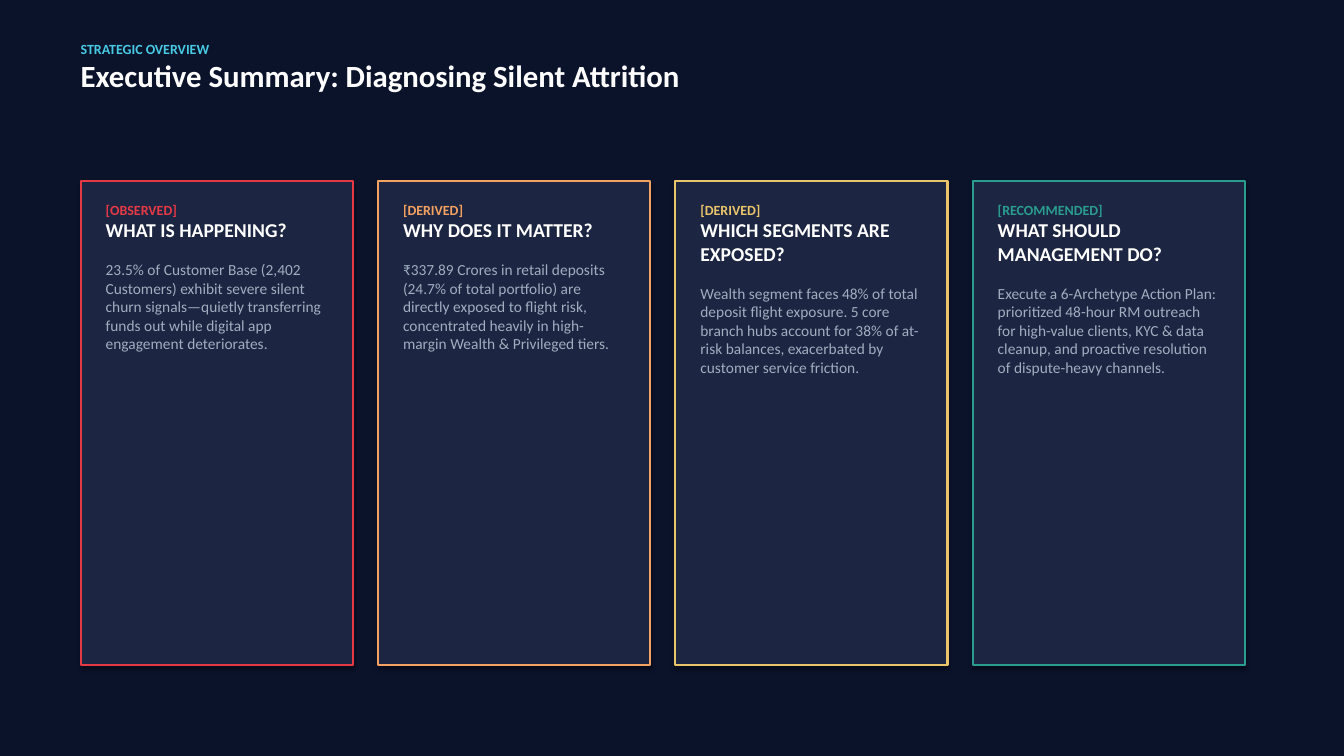
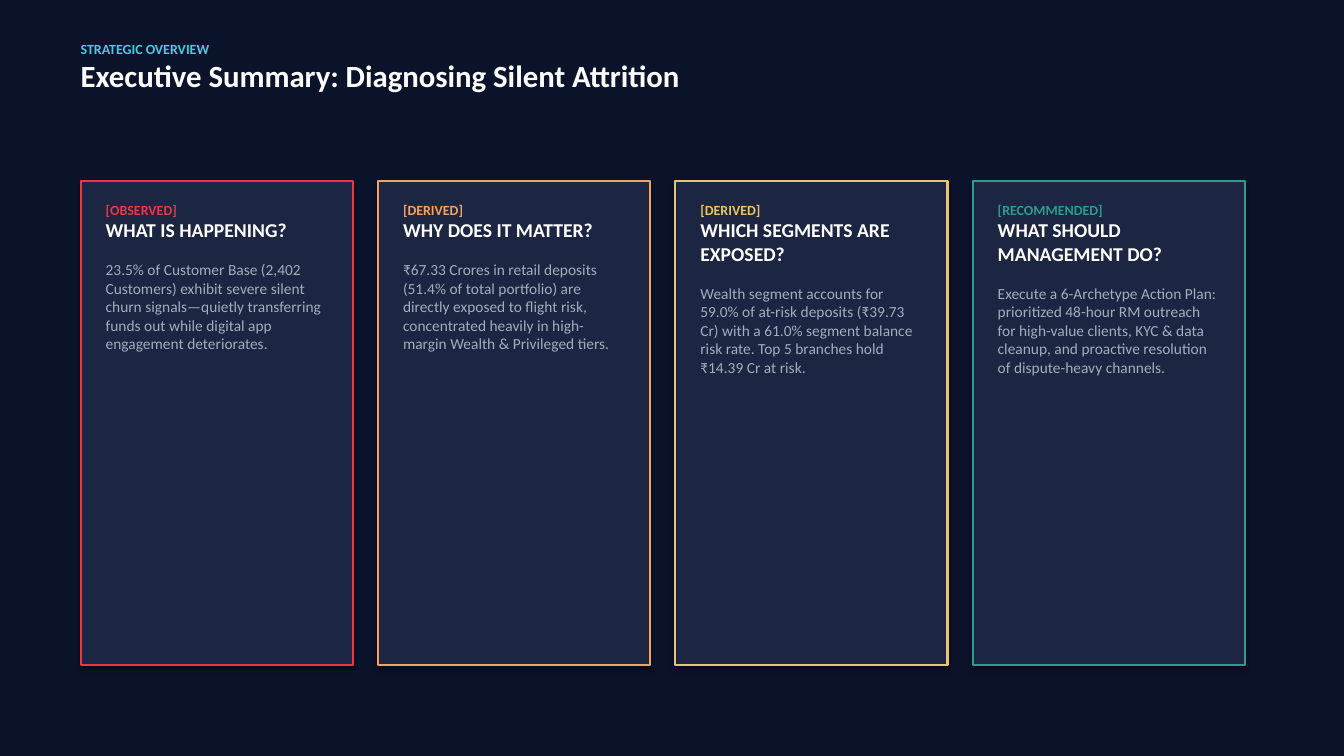
Before and after one commit to Harshul14/Wells-Fargo, a slide deck: slide 2 of output/Apex_Retail_Bank_Executive_Deck.pptx. Drawn at 1344x756 pixels with LibreOffice and Linux fonts; fonts in the diff are those of the drawing. Boxes give left, top, right and bottom in pixels: in the first picture for what was removed or moved away, otherwise in the second. Text is boxed around its words. In the diff, an @@ line names an element or a change of style, - is before the commit and + after.

Commit message:
fix: reconcile final deliverables and presentation deck to ground-truth figures
- Synchronize PowerPoint decks (14 slides) to verified deposit liabilities (₹131.09 Cr) and churn balance at risk (₹67.33 Cr / 51.37%)
- Update segment at-risk distribution (Wealth: ₹39.73 Cr, Privileged: ₹19.67 Cr, Mass Retail: ₹7.94 Cr)
- Reconcile frontline archetypes (A-F) and top 5 branch hubs (BR004, BR001, BR023, BR014, BR012)
- Update auditor.py and checklist_builder.py to reflect exact ground truth and regenerate audit workbooks
- Synchronize narrative figures across docs (06, 07, 09, 10, FINAL_README, powerbi/README)

```diff
--- a/output/Apex_Retail_Bank_Executive_Deck.pptx
+++ b/output/Apex_Retail_Bank_Executive_Deck.pptx
@@ text at <box>403,264,609,352</box>: text changed @@
-₹337.89 Crores in retail deposits (24.7% of total portfolio) are directly exposed to flight risk, concentrated heavily in high-margin Wealth & Privileged tiers.
+₹67.33 Crores in retail deposits (51.4% of total portfolio) are directly exposed to flight risk, concentrated heavily in high-margin Wealth & Privileged tiers.
@@ text at <box>700,288,913,373</box>: text changed @@
-Wealth segment faces 48% of total deposit flight exposure. 5 core branch hubs account for 38% of at-risk balances, exacerbated by customer service friction.
+Wealth segment accounts for 59.0% of at-risk deposits (₹39.73 Cr) with a 61.0% segment balance risk rate. Top 5 branches hold ₹14.39 Cr at risk.
```
Also in this commit, not shown: 9 other slides changed, 4 slides added, 2 slides removed, 15 other files.
